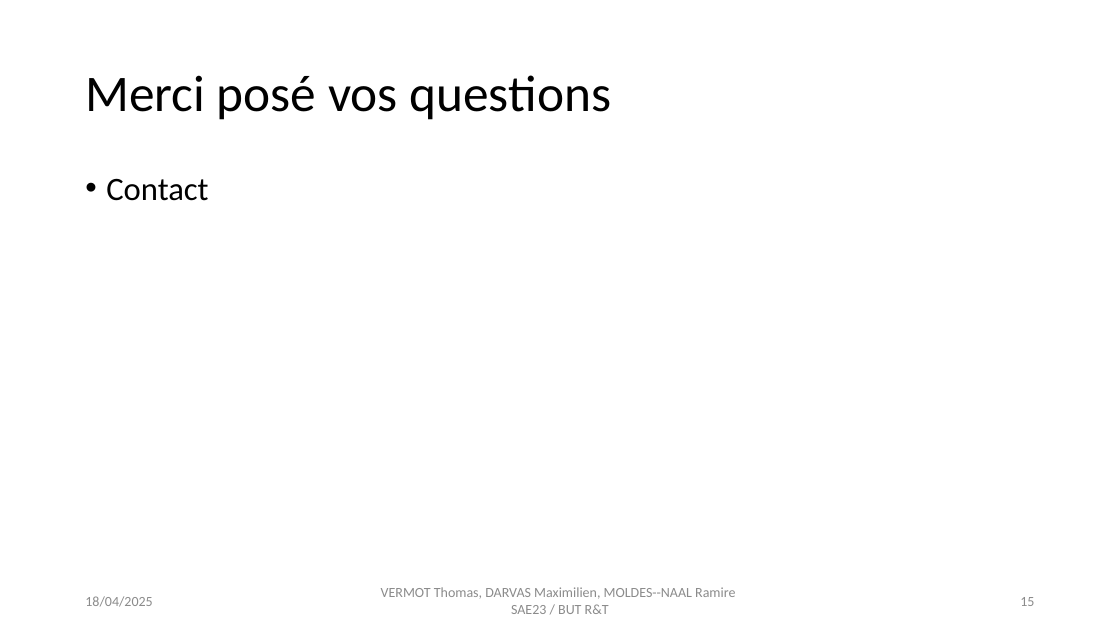
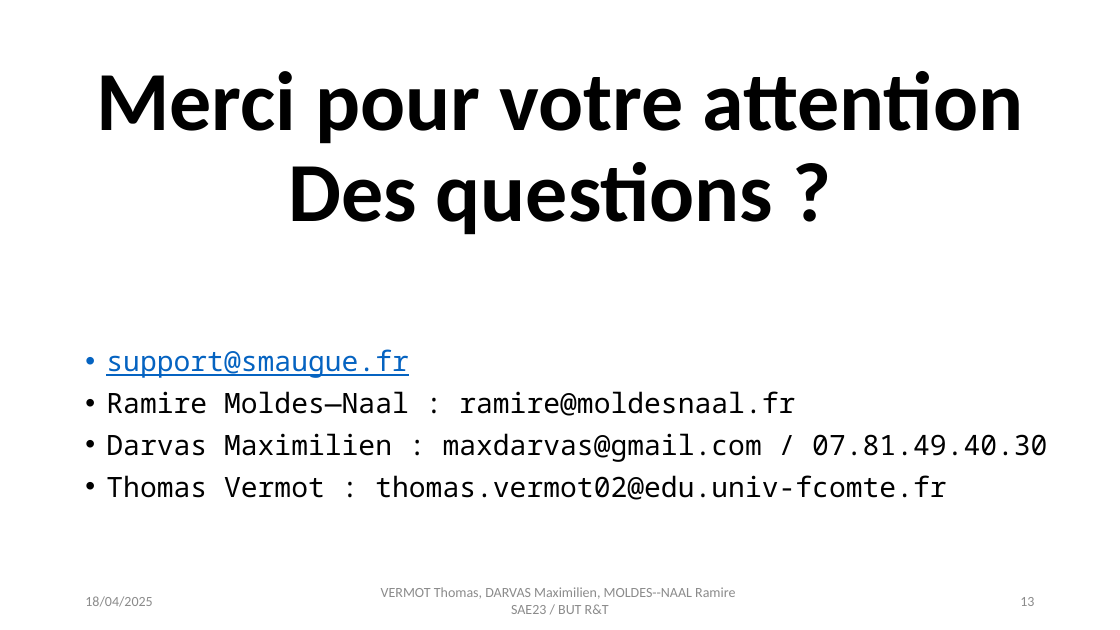
Before and after one commit to smaugue/SAE2.3, a slide deck: slide 13 of Présenation 2.3.pptx (slide 15 before the commit). Drawn at 1120x630 pixels with LibreOffice and Linux fonts; fonts in the diff are those of the drawing. Boxes give left, top, right and bottom in pixels: in the first picture for what was removed or moved away, otherwise in the second. Text is boxed around its words. In the diff, an @@ line names an element or a change of style, - is before the commit and + after.

```diff
--- a/Présenation 2.3.pptx
+++ b/Présenation 2.3.pptx
@@ title at [96,71,1023,235]: text changed; size 44 to 72 pt; bold on @@
-Merci posé vos questions
+Merci pour votre attention
+Des questions ?
@@ text at [106,349,1047,500]: text changed; size 28 to 24 pt; font Calibri to Noto Sans Mono @@
-• Contact
+• support@smaugue.fr
+• Ramire Moldes—Naal : ramire@moldesnaal.fr
+• Darvas Maximilien : maxdarvas@gmail.com / 07.81.49.40.30
+• Thomas Vermot : thomas.vermot02@edu.univ-fcomte.fr
```
Also in this commit, not shown: 4 other slides changed, 2 slides removed.
